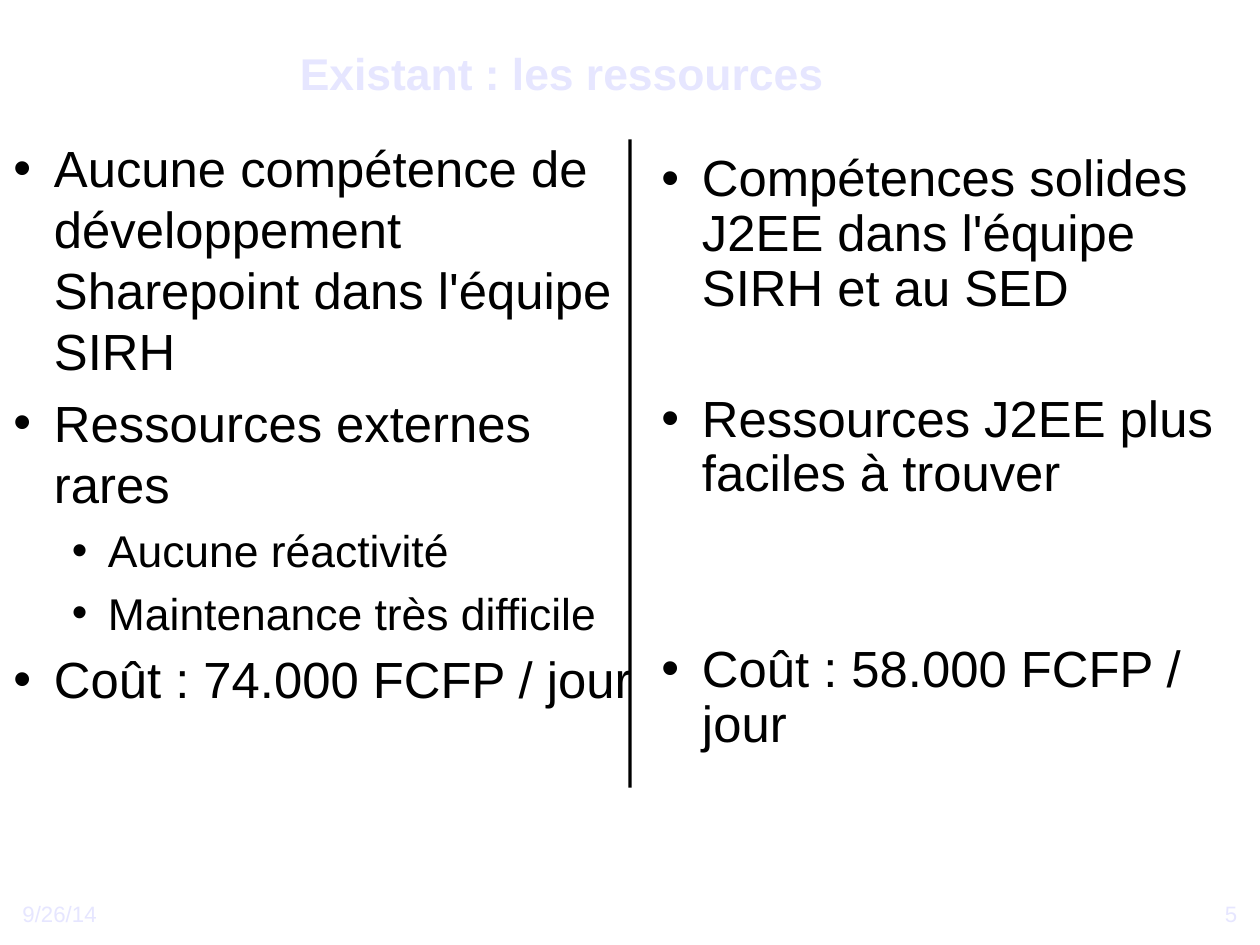
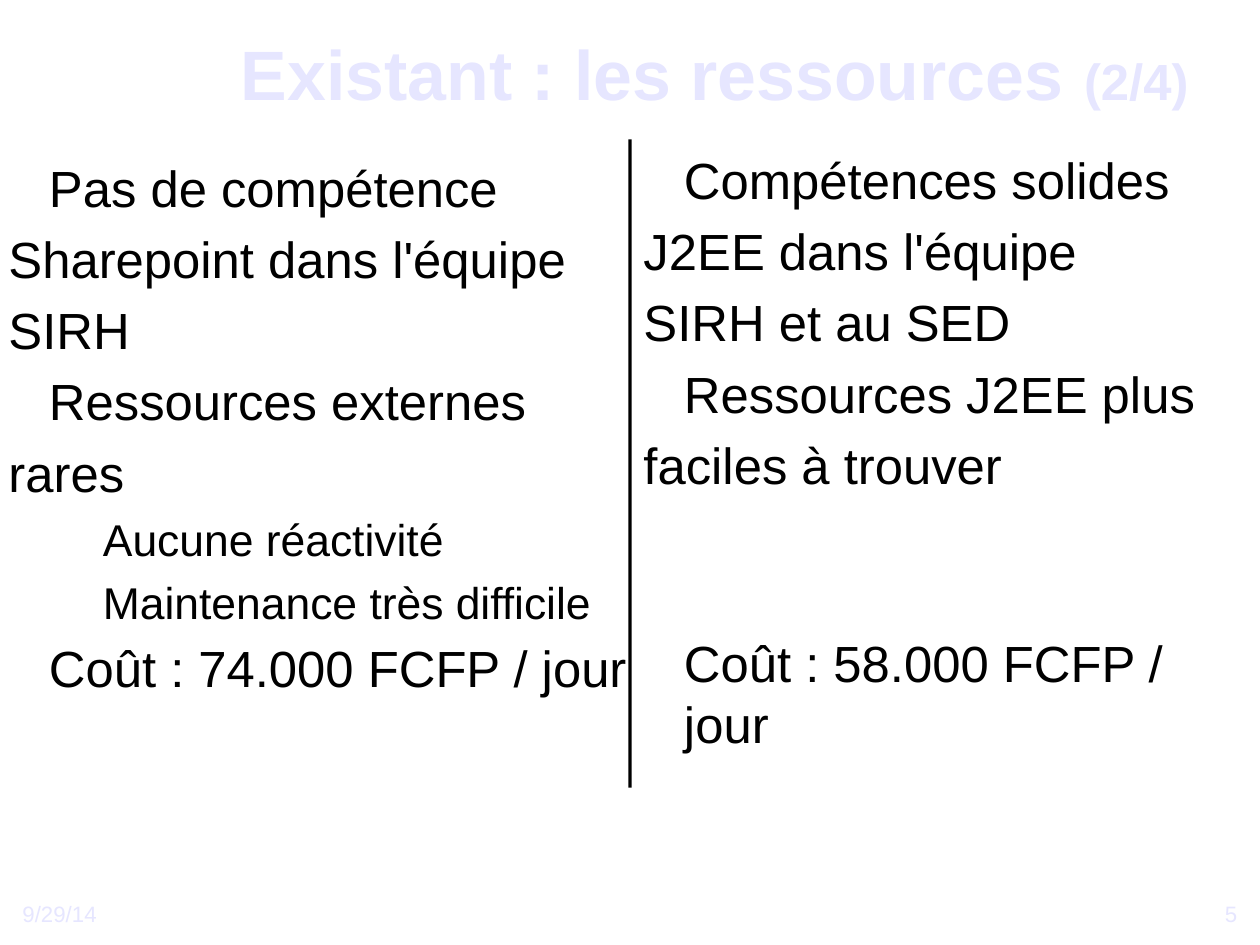
Before and after one commit to DSI-Ville-Noumea/sirh-kiosque-j2ee-old, a slide deck: slide 5 of src/site/resources/Vers_un_Kiosque_RH_J2EE.odp. Drawn at 1260x945 pixels with LibreOffice and Linux fonts; fonts in the diff are those of the drawing; background and template pictures are left out. Boxes give left, top, right and bottom in pixels: in the first picture for what was removed or moved away, otherwise in the second. Text is boxed around its words. In the diff, an @@ line names an element or a change of style, - is before the commit and + after.

```diff
--- a/src/site/resources/Vers_un_Kiosque_RH_J2EE.odp
+++ b/src/site/resources/Vers_un_Kiosque_RH_J2EE.odp
@@ title at [13,0,1189,157]: text changed; size 28 to 44 pt @@
-Existant : les ressources
+Existant : les ressources (2/4)
@@ text "Compétences solides": place and size @@
-text "Compétences solides" at [702,158,1213,752]
+text "Compétences solides" at [643,161,1195,754]
@@ text "Pas de compétence": place and size @@
-text "Pas de compétence" at [54,149,632,709]
+text "Pas de compétence" at [8,169,627,698]
@@ text at [8,169,565,493]: text changed @@
-• Aucune compétence de développement Sharepoint dans l'équipe SIRH
-• Ressources externes rares
+● Pas de compétence
+Sharepoint dans l'équipe
+SIRH
+● Ressources externes
+rares
@@ text at [643,161,1195,485]: text changed @@
-• Compétences solides J2EE dans l'équipe SIRH et au SED
-• Ressources J2EE plus faciles à trouver
+● Compétences solides
+J2EE dans l'équipe
+SIRH et au SED
+● Ressources J2EE plus
+faciles à trouver
@@ text at [49,523,627,698]: bullet • to ● @@
@@ text at [684,645,1136,754]: bullet • to ●; line spacing 0.9 to 1 @@
@@ text at [23,900,431,944]: text changed @@
-9/26/14
+9/29/14
```
Also in this commit, not shown: 42 other slides changed.
